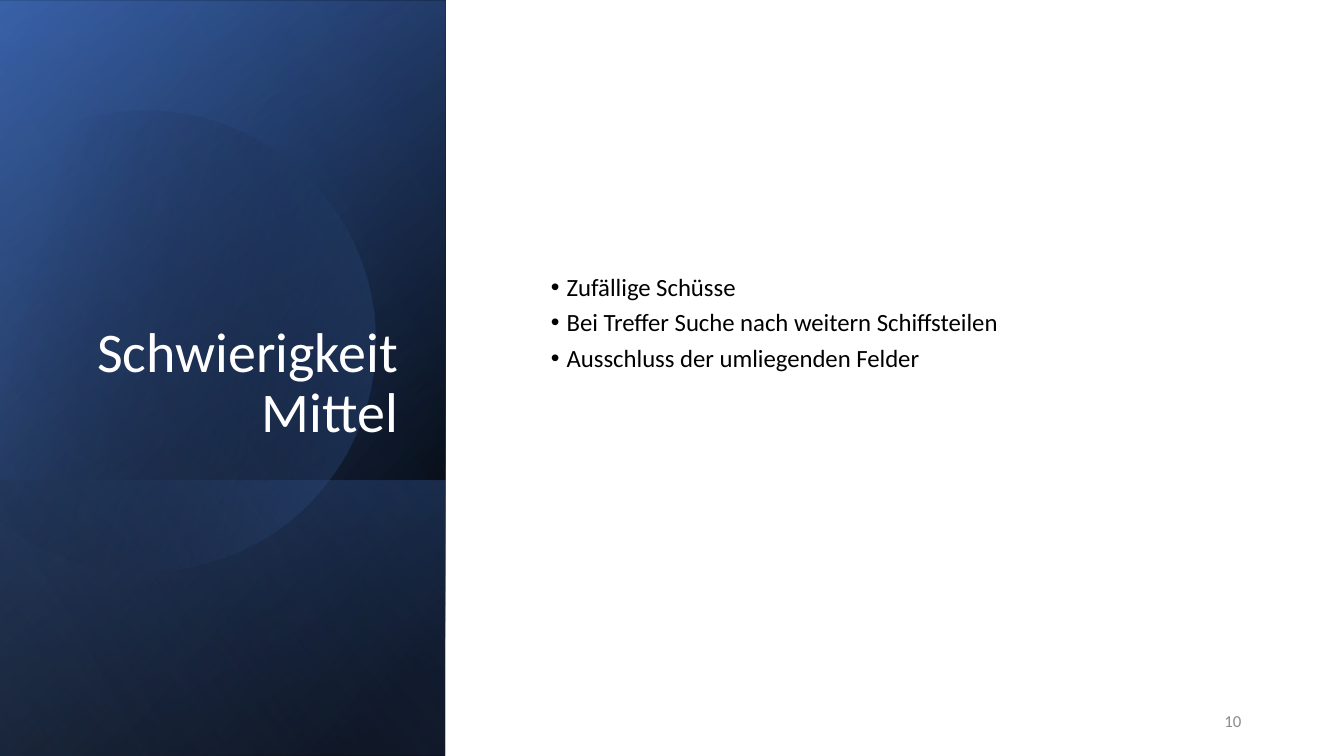
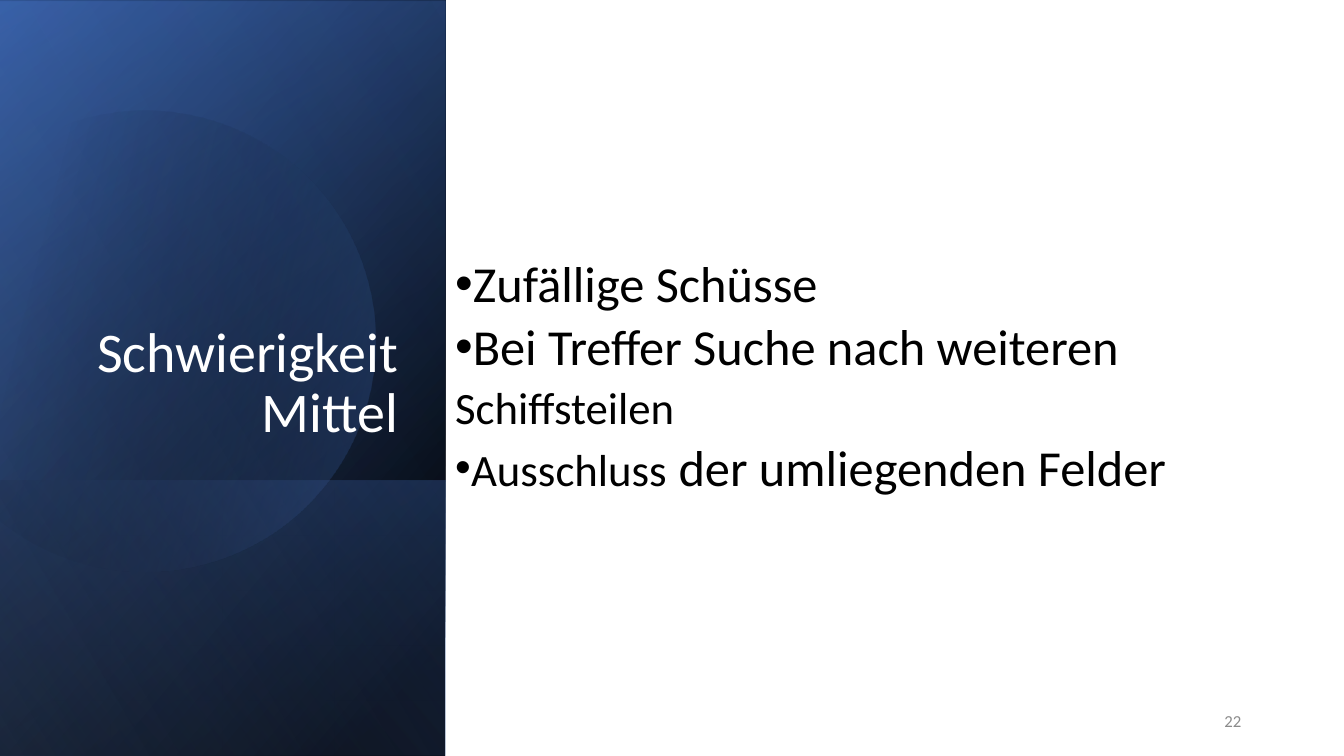
Before and after one commit to ConfusedMess/Schulprojekt, a slide deck: slide 22 of Schiffe versenken.pptx (slide 10 before the commit). Drawn at 1344x756 pixels with LibreOffice and Linux fonts; fonts in the diff are those of the drawing. Boxes give left, top, right and bottom in pixels: in the first picture for what was removed or moved away, otherwise in the second. Text is boxed around its words. In the diff, an @@ line names an element or a change of style, - is before the commit and + after.

```diff
--- a/Schiffe versenken.pptx
+++ b/Schiffe versenken.pptx
@@ text "Zufällige Schüsse": place and size @@
-text "Zufällige Schüsse" at [567,278,998,372]
+text "Zufällige Schüsse" at [455,267,1166,495]
@@ text "Zufällige Schüsse" at [455,267,1166,495]: vertical alignment top to middle @@
@@ text at [471,267,1166,495]: size 17.6 to 36 pt in "Zufällige Schüsse", "der umliegenden Felder"; size 17.6 to 32 pt in "Ausschluss" @@
@@ text at [455,330,1119,425]: text changed; size 17.6 to 36 pt @@
-• Bei Treffer Suche nach weitern Schiffsteilen
+• Bei Treffer Suche nach weiteren
+Schiffsteilen
@@ page number at [1224,716,1241,727]: text changed @@
-10
+22
```
Also in this commit, not shown: 12 other slides changed, 12 slides added.
